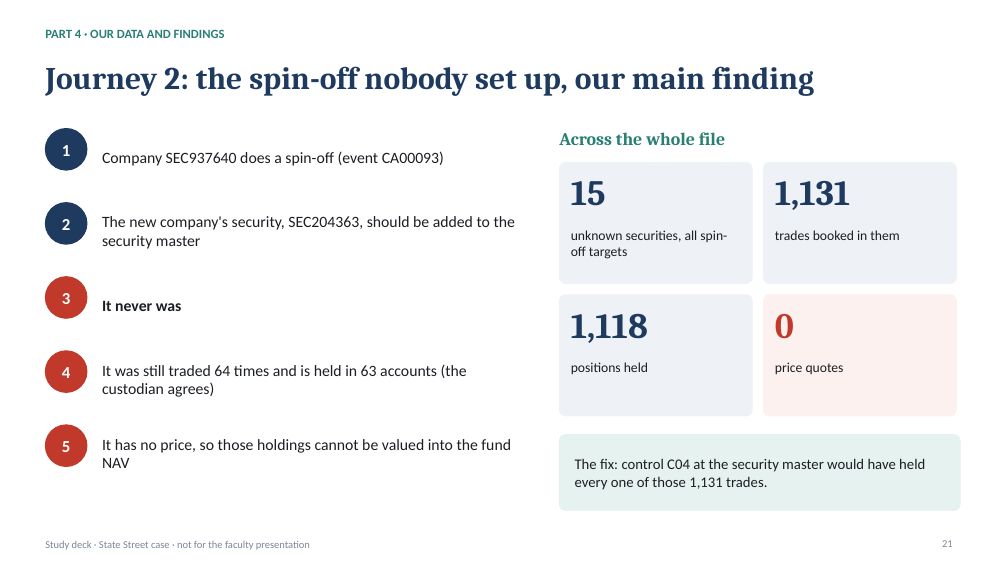
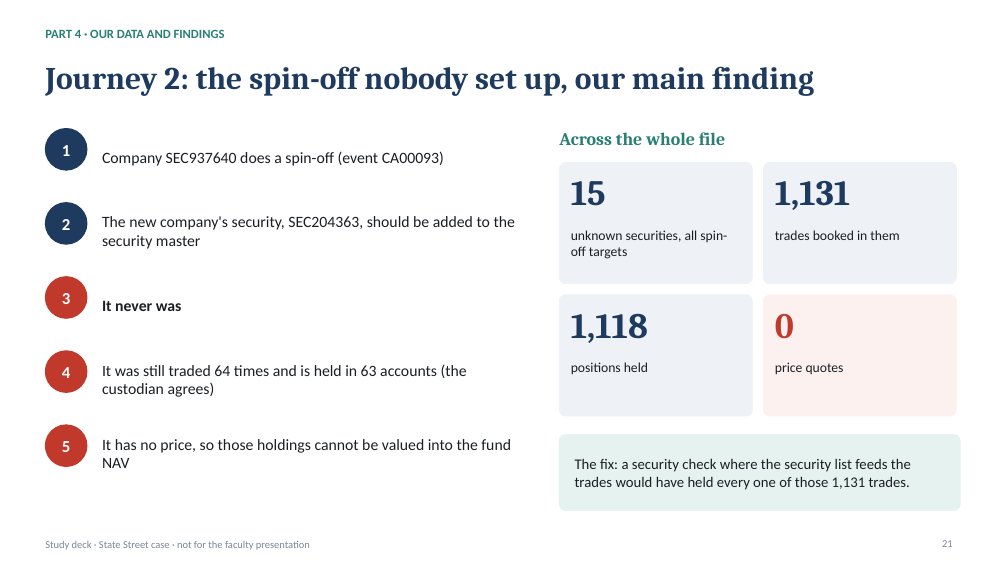
Before and after one commit to KevinRusu/BC-State-Street-Case-Competition, a slide deck: slide 21 of docs/Explainer_Deck.pptx. Drawn at 1008x567 pixels with LibreOffice and Linux fonts; fonts in the diff are those of the drawing. Boxes give left, top, right and bottom in pixels: in the first picture for what was removed or moved away, otherwise in the second. Text is boxed around its words. In the diff, an @@ line names an element or a change of style, - is before the commit and + after.

```diff
--- a/docs/Explainer_Deck.pptx
+++ b/docs/Explainer_Deck.pptx
@@ text at bbox=[575, 458, 911, 490]: text changed @@
-The fix: control C04 at the security master would have held every one of those 1,131 trades.
+The fix: a security check where the security list feeds the trades would have held every one of those 1,131 trades.
```
Also in this commit, not shown: 12 other slides changed, 2 slides added, 2 slides removed, 25 other files.
